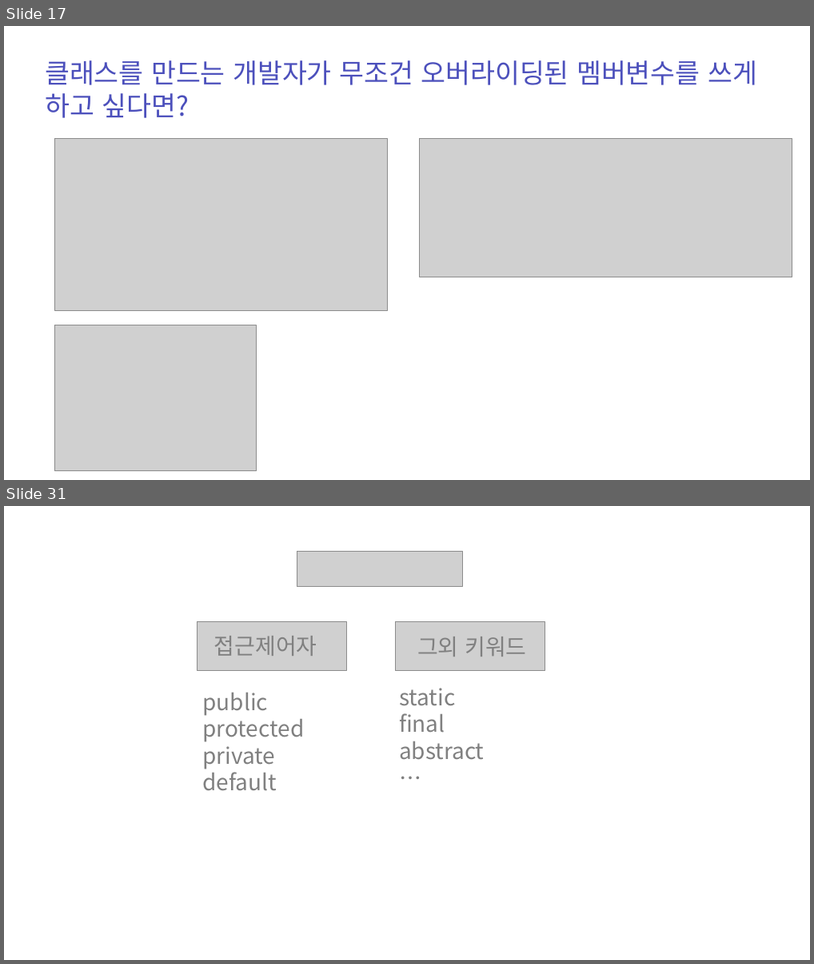
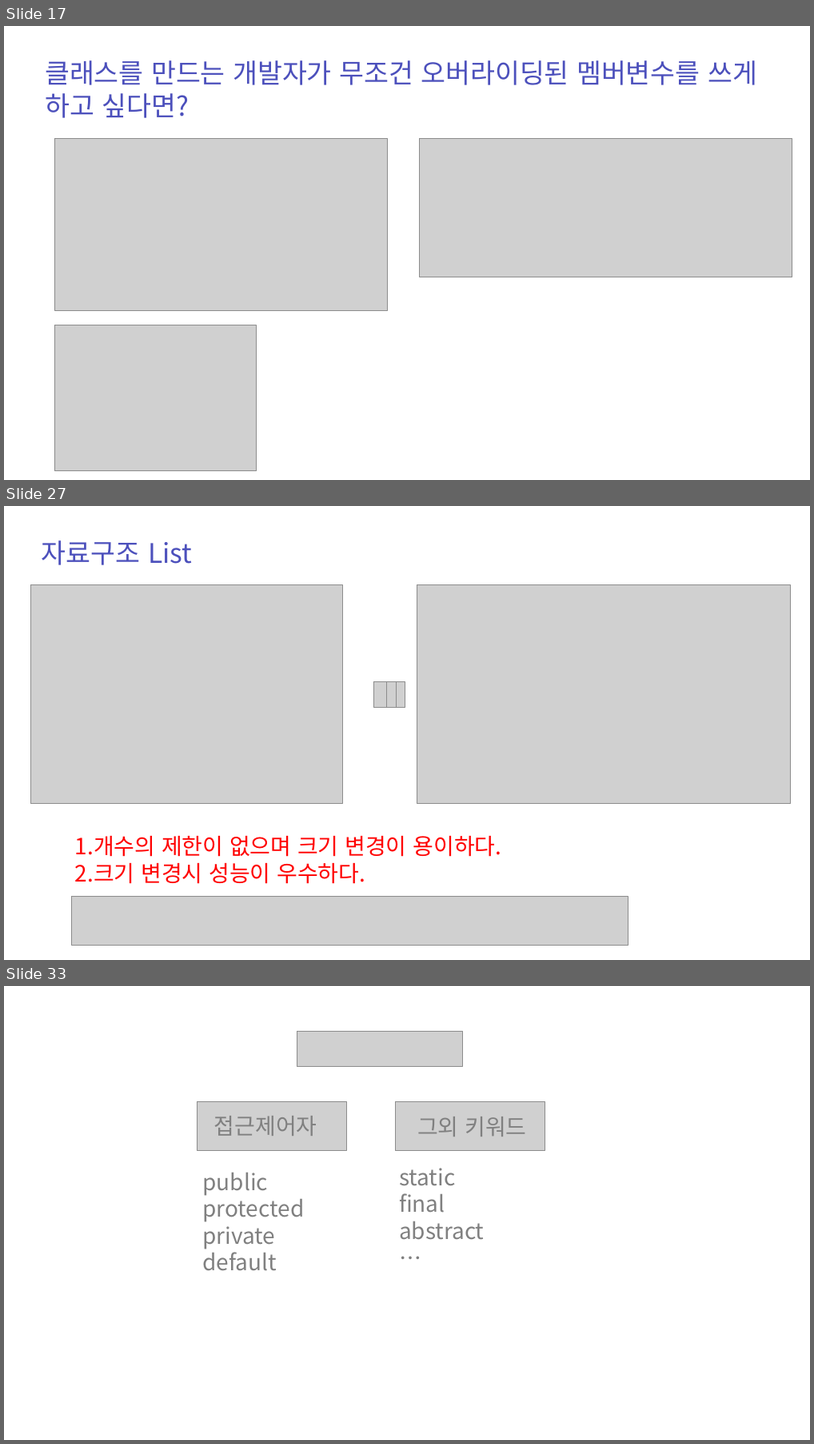
Before and after one commit to zest132/JavaLecture, a slide deck: JavaLecture/LectureFile/java 11강 인터페이스와다형성.pptx. Shown one above the other, each under a label of ours: slides 17 and 31 before the commit, slides 17, 27 and 33 after it; the slides between them are not shown. The pictures are 814x964 and 814x1444 pixels, drawn with LibreOffice and Linux fonts; fonts in the diff are those of the drawing; grey boxes stand for pictures; background and template pictures are left out. Boxes give left, top, right and bottom in pixels: in the first picture for what was removed or moved away, otherwise in the second. Text is boxed around its words. In the diff, an @@ line names an element or a change of style, - is before the commit and + after.

```diff
--- a/JavaLecture/LectureFile/java 11강 인터페이스와다형성.pptx
+++ b/JavaLecture/LectureFile/java 11강 인터페이스와다형성.pptx
@@ slide 27 added at [4, 506, 810, 960], background #FFFFFF @@
@@ text added at [42, 540, 192, 565], 48 pt, text #4C50BC @@
+자료구조 List
@@ picture added at [31, 585, 342, 804] @@
@@ picture added at [418, 585, 790, 804] @@
@@ picture added at [374, 681, 386, 707] @@
@@ picture added at [383, 681, 396, 707] @@
@@ picture added at [392, 681, 405, 707] @@
@@ text added at [75, 836, 502, 884], 40 pt, text #FF0000 @@
+1.개수의 제한이 없으며 크기 변경이 용이하다.
+2.크기 변경시 성능이 우수하다.
@@ picture added at [71, 896, 629, 944] @@
@@ what was slide 31 is now slide 33 @@
```
Also in this commit, not shown: 13 other slides added, 12 slides removed, 16 other files.
